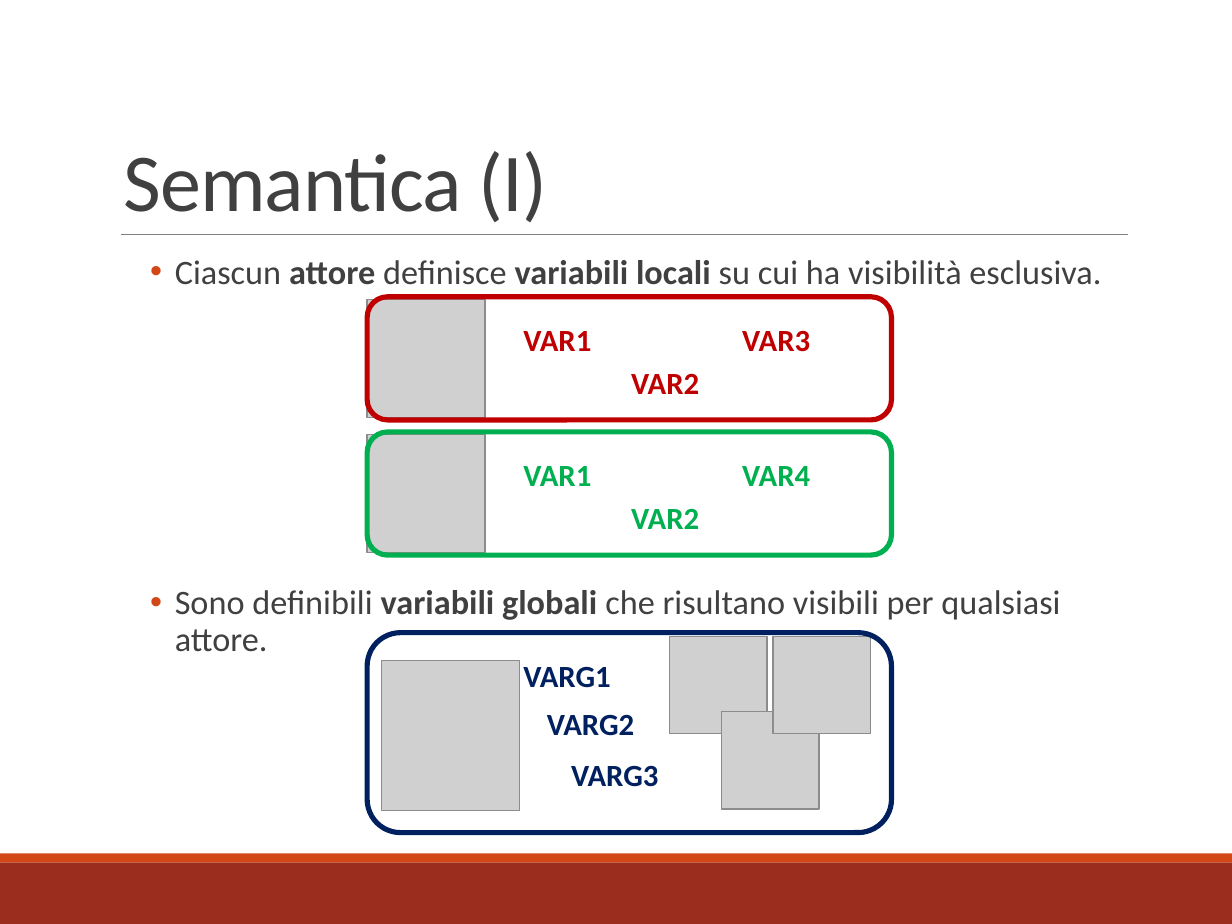
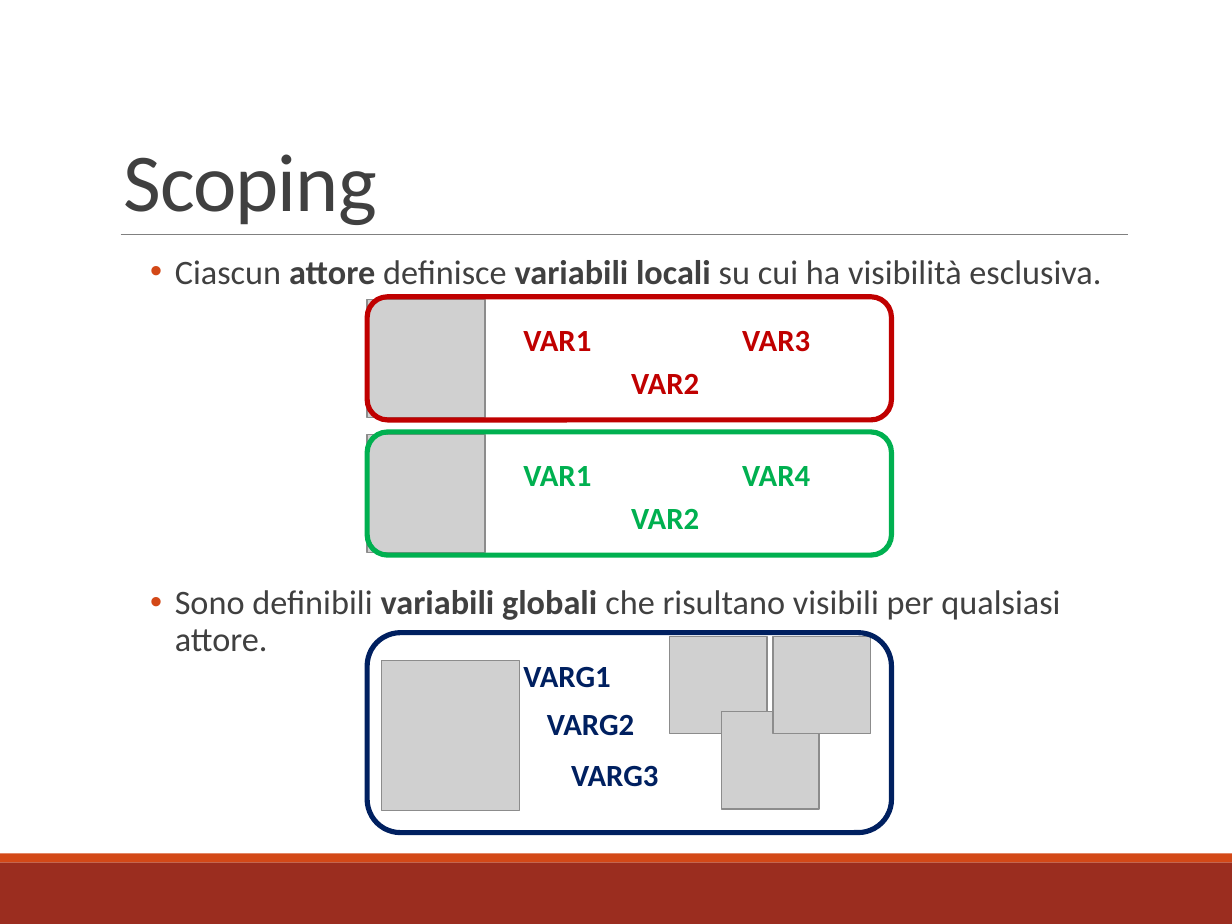
Before and after one commit to mbosc/scartch, a slide deck: slide 10 of Presentazione.pptx (slide 9 before the commit). Drawn at 1232x924 pixels with LibreOffice and Linux fonts; fonts in the diff are those of the drawing; grey boxes stand for pictures. Boxes give left, top, right and bottom in pixels: in the first picture for what was removed or moved away, otherwise in the second. Text is boxed around its words. In the diff, an @@ line names an element or a change of style, - is before the commit and + after.

```diff
--- a/Presentazione.pptx
+++ b/Presentazione.pptx
@@ title at [123,154,376,225]: text changed @@
-Semantica (I)
+Scoping
```
Also in this commit, not shown: 13 other slides changed, 1 slide added.
